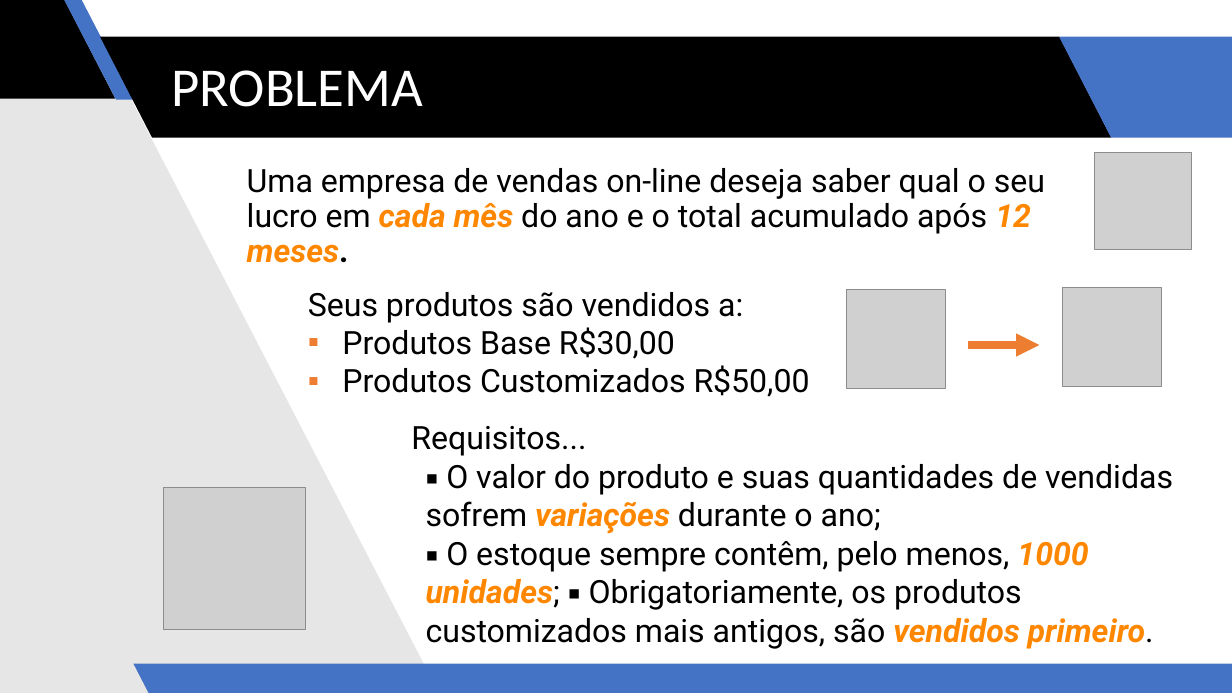
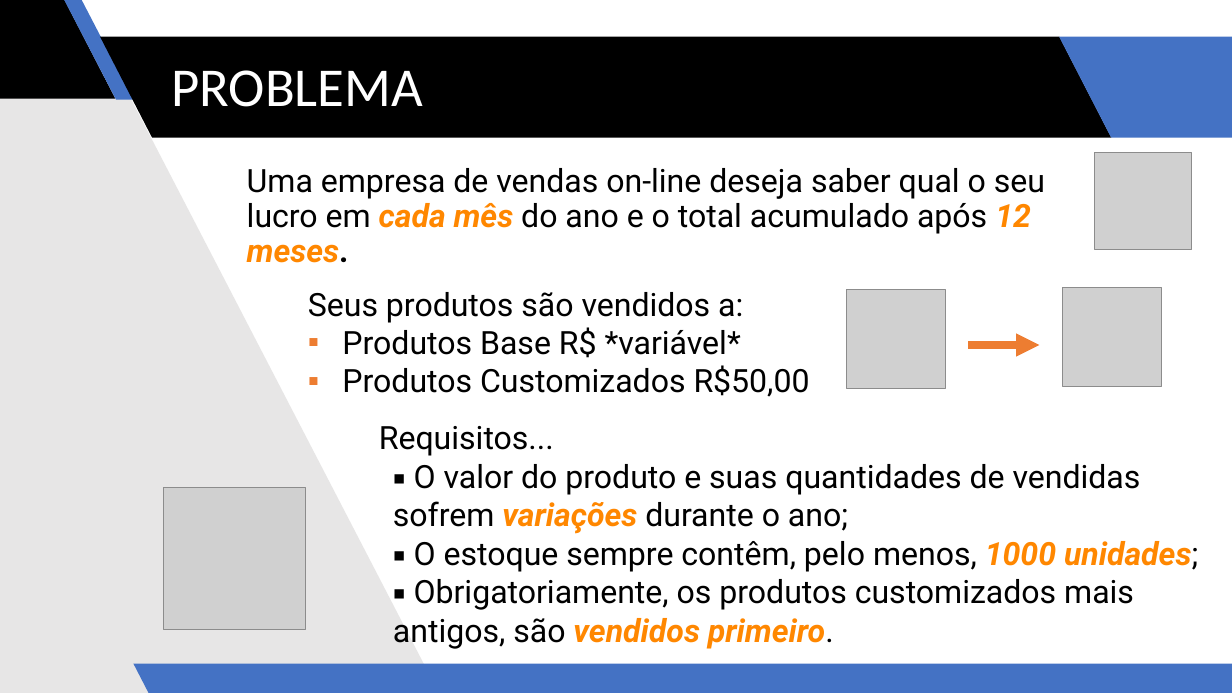
Before and after one commit to tech-warriors-corporation/profitco, a slide deck: slide 2 of presentation.pptx. Drawn at 1232x693 pixels with LibreOffice and Linux fonts; fonts in the diff are those of the drawing; grey boxes stand for pictures. Boxes give left, top, right and bottom in pixels: in the first picture for what was removed or moved away, otherwise in the second. Text is boxed around its words. In the diff, an @@ line names an element or a change of style, - is before the commit and + after.

```diff
--- a/presentation.pptx
+++ b/presentation.pptx
@@ text at [342, 327, 741, 358]: text changed @@
-▪ Produtos Base R$30,00
+▪ Produtos Base R$ *variável*
@@ text "Requisitos...": place and size @@
-text "Requisitos..." at [411, 426, 1173, 649]
+text "Requisitos..." at [379, 426, 1198, 649]
@@ text at [393, 541, 1198, 649]: text changed @@
-▪ O estoque sempre contêm, pelo menos, 1000 unidades; ▪ Obrigatoriamente, os produtos customizados mais antigos, são vendidos primeiro.
+▪ O estoque sempre contêm, pelo menos, 1000 unidades;
+▪ Obrigatoriamente, os produtos customizados mais antigos, são vendidos primeiro.
```
Also in this commit, not shown: 3 other slides changed.
